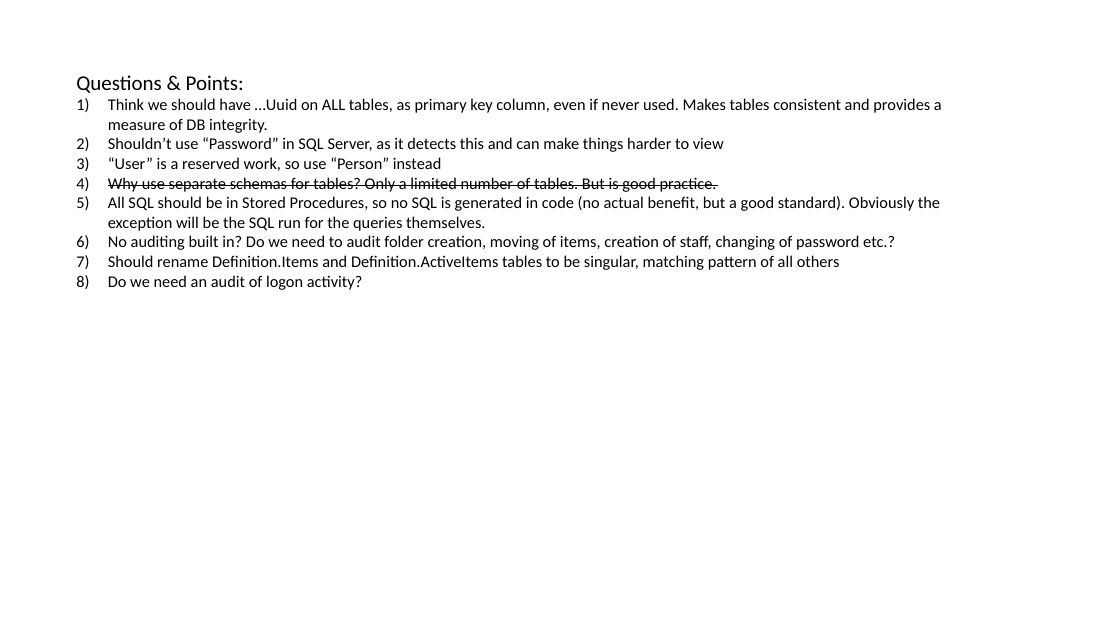
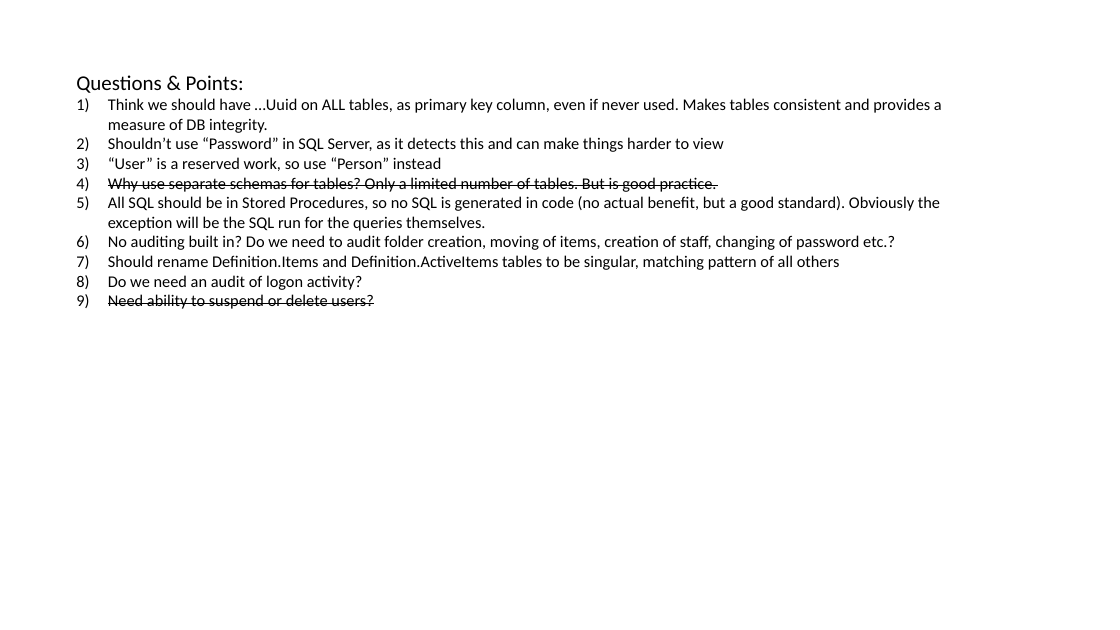
Before and after one commit to endeavourhealth/Enterprise, a slide deck: slide 3 of Documents/Administration Schema ERD.pptx. Drawn at 1120x630 pixels with LibreOffice and Linux fonts; fonts in the diff are those of the drawing. Boxes give left, top, right and bottom in pixels: in the first picture for what was removed or moved away, otherwise in the second. Text is boxed around its words. In the diff, an @@ line names an element or a change of style, - is before the commit and + after.

Commit message:
Update

```diff
--- a/Documents/Administration Schema ERD.pptx
+++ b/Documents/Administration Schema ERD.pptx
@@ text at [108, 294, 373, 309]: paragraph added @@
+9) Need ability to suspend or delete users?
```
Also in this commit, not shown: 1 other slide changed, 2 slides added.
